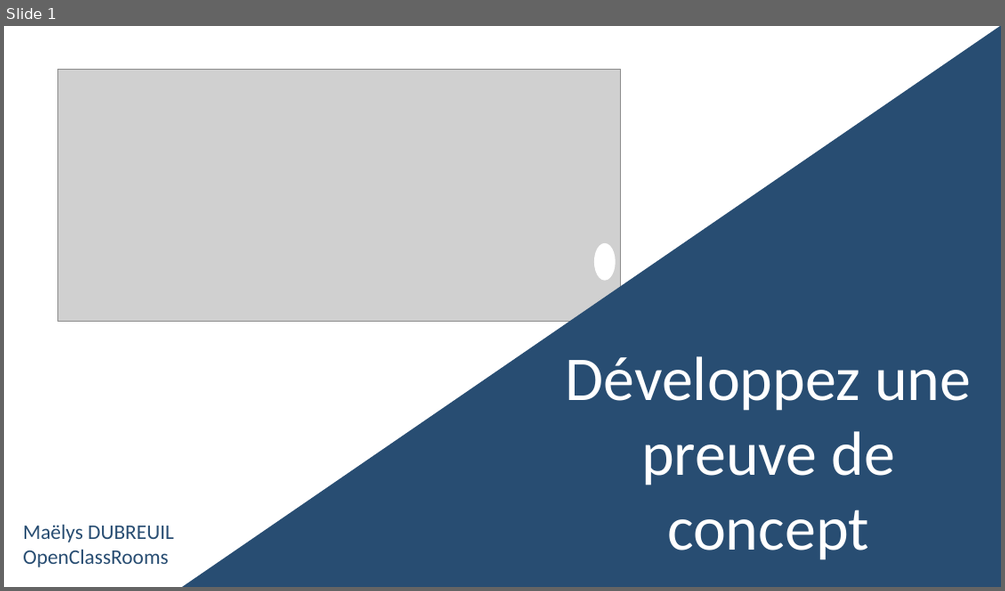
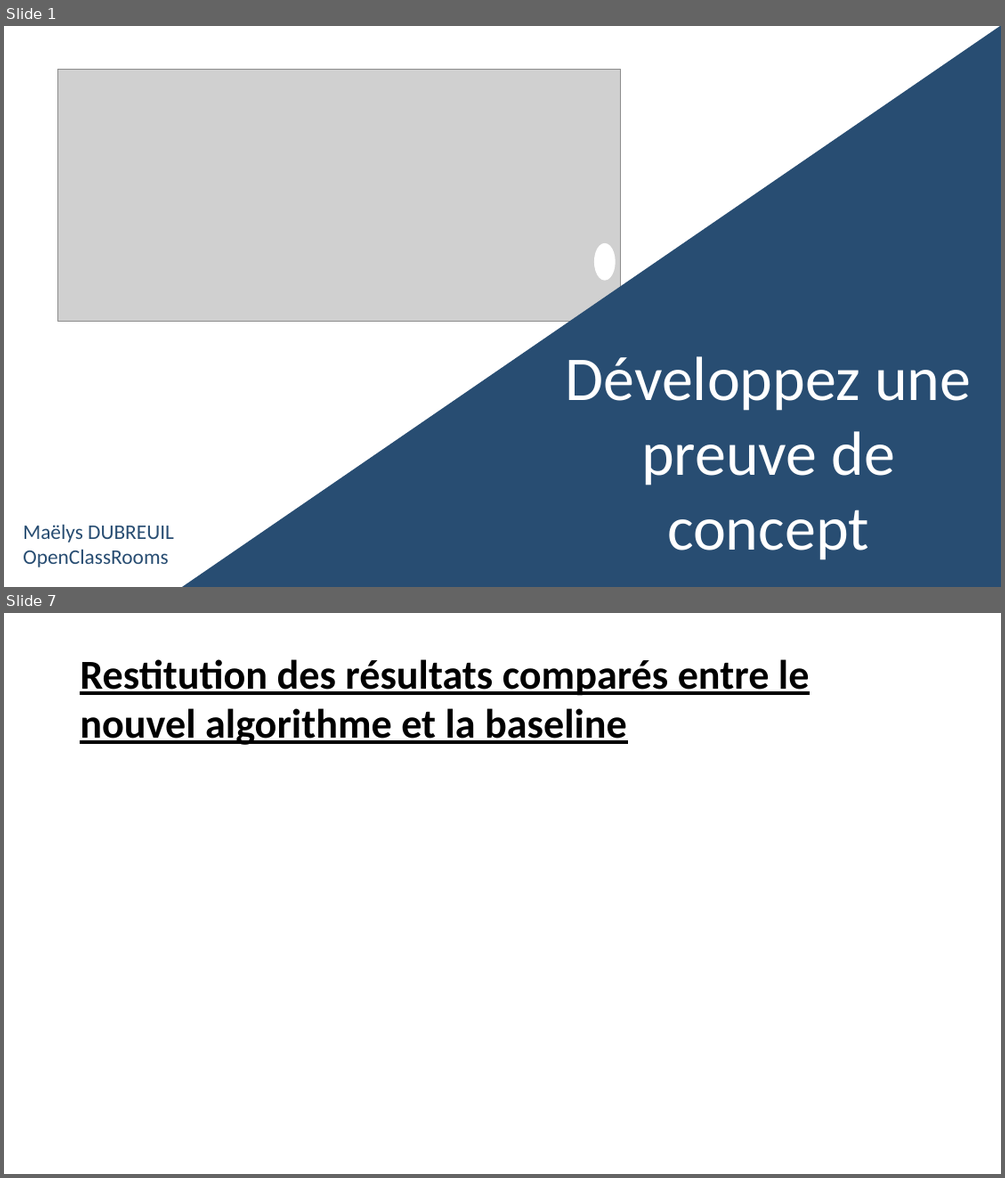
Before and after one commit to Maelys0903/PROJET7, a slide deck: Présentation.pptx. Shown one above the other, each under a label of ours: slide 1 before the commit, slides 1 and 7 after it; the slides between them are not shown. The pictures are 1005x591 and 1005x1178 pixels, drawn with LibreOffice and Linux fonts; fonts in the diff are those of the drawing; grey boxes stand for pictures. Boxes give left, top, right and bottom in pixels: in the first picture for what was removed or moved away, otherwise in the second. Text is boxed around its words. In the diff, an @@ line names an element or a change of style, - is before the commit and + after.

```diff
--- a/Présentation.pptx
+++ b/Présentation.pptx
@@ slide 7 added at (x1=4, y1=613, x2=1001, y2=1174), background #FFFFFF @@
@@ title added at (x1=80, y1=659, x2=809, y2=745), 39.6 pt, text #000000, bold, underline @@
+  Restitution des résultats comparés entre le nouvel algorithme et la baseline
```
Also in this commit, not shown: 6 other slides added, 1 slide removed, 1 other file.
